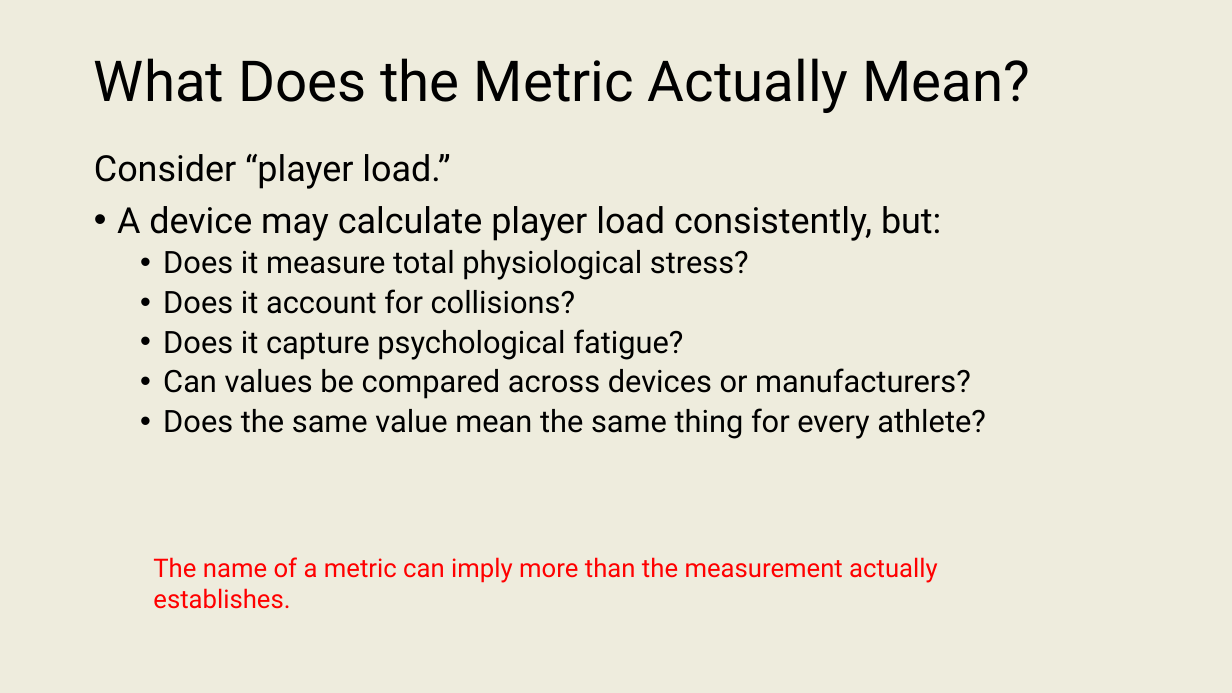
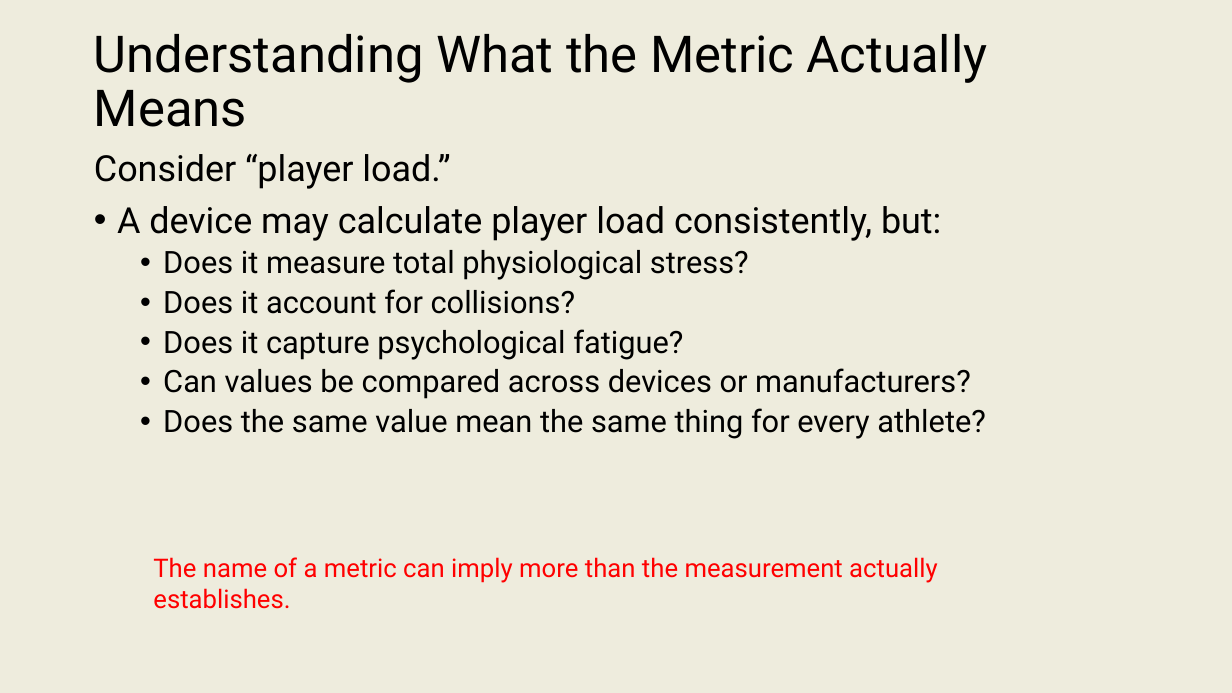
Before and after one commit to onishisaryu/HES-3000-Sports-Data-Analytics, a slide deck: slide 12 of pptx/Lecture5.pptx. Drawn at 1232x693 pixels with LibreOffice and Linux fonts; fonts in the diff are those of the drawing. Boxes give left, top, right and bottom in pixels: in the first picture for what was removed or moved away, otherwise in the second. Text is boxed around its words. In the diff, an @@ line names an element or a change of style, - is before the commit and + after.

```diff
--- a/pptx/Lecture5.pptx
+++ b/pptx/Lecture5.pptx
@@ title at <box>94,34,988,127</box>: text changed; size 44 to 39.6 pt @@
-What Does the Metric Actually Mean?
+Understanding What the Metric Actually Means
```
Also in this commit, not shown: 9 other slides changed, 10 slides added.
